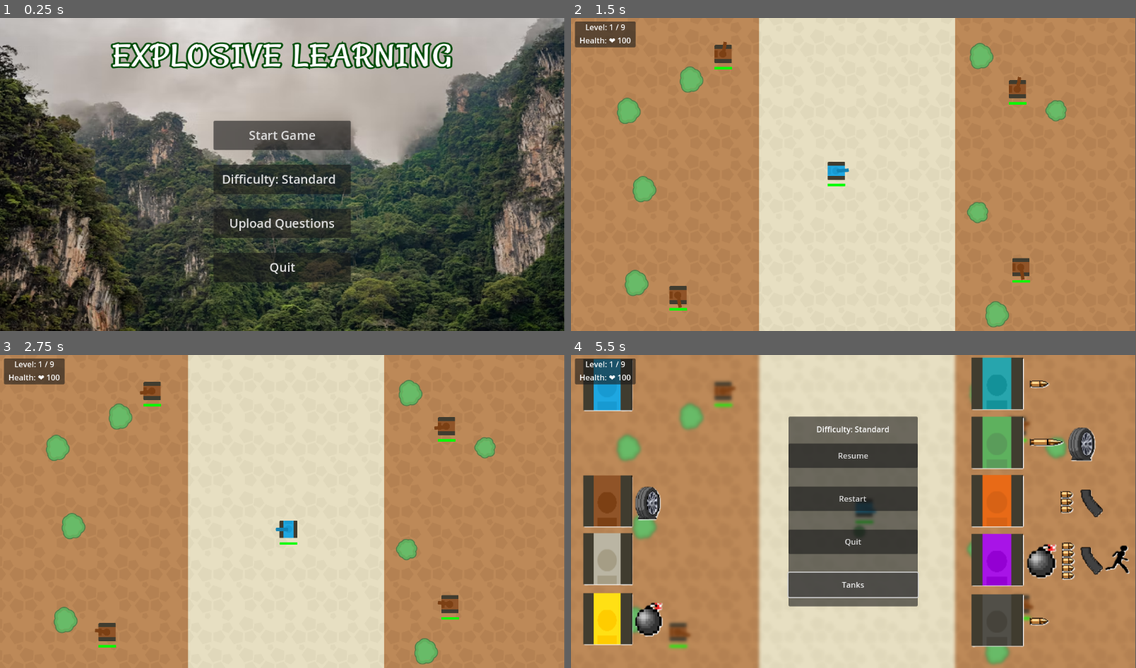
Above: before the commit, frames 1-4 (two rows, left to right).
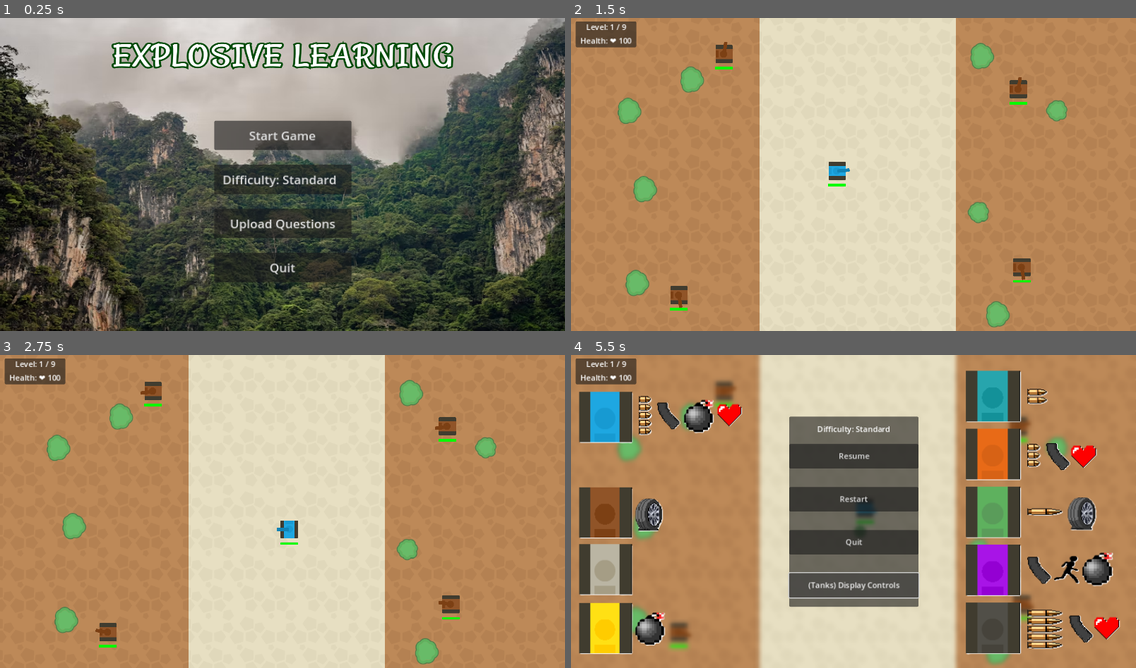
Above: after the commit, the same moments.

Repository: Thaysen01/Explosive-Learning-Capstone-1
Game: Godot game, scene res://title_screen.tscn
Two runs of this game, one before a commit and one after it. Both use one fixed random seed, a clock stepped at 60 frames per second and the inputs below.
Inputs (mouse positions are in pixels of both pictures, inside the frame that each line leads up to):
- Up to frame 1 (0.25 s): no input
- Up to frame 2 (1.5 s): click "Start Game" at 0.5 s; tap Enter at 1.25 s; move the mouse to (977, 158) at 1.27 s; hold D (right) from 1.28 s (still down); click (977, 158) at 1.35 s
- Up to frame 3 (2.75 s): move the mouse to (169, 527) at 2.02 s; release D (right) at 2.03 s; hold S (down) from 2.03 s (still down); click (169, 527) at 2.1 s
- Up to frame 4 (5.5 s): move the mouse to (910, 442) at 2.77 s; release S (down) at 2.78 s; hold D (right) 2.78-3.53 s; right-click (910, 442) at 2.85 s; click (910, 442) at 3.05 s; move the mouse to (825, 574) at 3.52 s; hold W (up) 3.53-4.28 s; click (825, 574) at 3.6 s; move the mouse to (1023, 558) at 4.27 s; hold A (left) 4.28-5 s; click (1023, 558) at 4.35 s; tap Escape (esc) at 4.9 s; click "Tanks" (after the commit: "Display Tanks / Controls") at 5 s
In our replay, the window is 799x444 before the commit and 800x444 after it. These sizes can differ from the game's own. Grey fills any space a smaller window leaves; there, only what the larger window draws over its background counts as a difference.

The runs differ from the first frame. In frame 1, 7.4% of the frame differs, in the area x 0-100%, y 0-100%; in frame 2, 1.1%; in frame 3, 1.1%; in frame 4, 19%, in the area x 0-99%, y 0-100%.
Error in both runs: Invalid access to property or key of type 'String' on a base object of type 'Dictionary'. (res://tanks/TankBase/Tank.gd:142)

Commit message:
Pausing Complete, Good Point

Diff:
--- a/Main.gd
+++ b/Main.gd
@@ -38,7 +38,7 @@
 	if Global.num_correct_answer != 0 || Global.num_correct_answer == old_num_correct_answer: # Delay after questions are answered
 		await get_tree().create_timer(1.2).timeout
 
-	print("Spawning tanks. Number of correct anwers: ", Global.num_correct_answer)
+	#print("Spawning tanks. Number of correct anwers: ", Global.num_correct_answer)
 	if Global.total_questions == Global.num_correct_answer or (Global.num_correct_answer == 14):
 		player_failed() # Player wins the game
 
@@ -49,8 +49,7 @@
 			extras = 0
 		var split: float = 6.0 / float(extras)
 
-		# First round
-		print("Level: ", Global.num_correct_answer + 1)
+		# First wave/level
 		if Global.num_correct_answer == 0:
 			spawn = 4
 			newTank_index = 1
@@ -134,6 +133,7 @@
 func player_failed():
 	Input.set_mouse_mode(Input.MOUSE_MODE_VISIBLE)
 	if Global.total_questions == 0: # If the question set is invalid
+		Input.set_mouse_mode(Input.MOUSE_MODE_VISIBLE)
 		$CanvasLayer/Finish/Panel2.show()
 		$CanvasLayer/Finish/Panel.hide()
 		$CanvasLayer/Finish/Panel.hide()
@@ -151,7 +151,7 @@
 	finish_wait.autostart = true
 	finish_wait.one_shot = true
 	finish_wait.connect("timeout",  self._on_finish_wait_timeout)
-	$CanvasLayer/pause_screen/AnimationPlayer.stop() #still vary rarely shows blur on new games---
+	$CanvasLayer/pause_screen/AnimationPlayer.stop() #still vary rarely shows blur on new games --
 	#fget_node("CanvasLayer/Stats/PanelContainer2").visible = false
 
 	call_deferred("add_child", finish_wait)
--- a/project.godot
+++ b/project.godot
@@ -25,6 +25,7 @@
 [display]
 
 window/size/viewport_height=640
+window/stretch/mode="canvas_items"
 mouse_cursor/custom_image="res://assets/cursor.png"
 mouse_cursor/custom_image_hotspot=Vector2(16, 16)
 mouse_cursor/tooltip_position_offset=Vector2(0, 0)
--- a/title_screen.gd
+++ b/title_screen.gd
@@ -18,6 +18,18 @@
 	quit.button_down.connect(on_exit)
 	file.button_down.connect(on_file)
 	set_difficulty_button()
+
+# Checks possible keyboard inputs user if giving
+func _unhandled_input(event):
+	if event is InputEventKey and event.pressed and event.keycode == KEY_F11:
+		toggle_fullscreen()
+
+func toggle_fullscreen():
+	var window = get_window()
+	if window.mode == Window.MODE_WINDOWED:
+		window.mode = Window.MODE_EXCLUSIVE_FULLSCREEN  # Fullscreen mode without borders
+	else:
+		window.mode = Window.MODE_WINDOWED
 
 func on_start() -> void:
 	get_tree().change_scene_to_packed(start_game)
--- a/ui/CreateQuestionSet.gd
+++ b/ui/CreateQuestionSet.gd
@@ -10,7 +10,7 @@
 
 
 func _on_file_dialog_file_selected(path):
-	print("Creating parced file")
+	#print("Creating parced file")
 	#If a new JSON file is saved through (FILE DIALOG): then overwrite that
 	var dataFile  = FileAccess.open(path, FileAccess.READ)
 	var parsedResults = JSON.parse_string(dataFile.get_as_text())
--- a/ui/banner.gd
+++ b/ui/banner.gd
@@ -66,7 +66,7 @@
 	var questionTest = item[question_index].text
 	answer = item[question_index].correct_option
 
-	print("Correct answer for this question: ", answer) # comment all print statements out---
+	#print("Correct answer for this question: ", answer) --
 	$bannerImage/Question.text = str(questionTest)
 
 	#get_node("ItemList").clear()
@@ -89,7 +89,7 @@
 			var main_scene = load("res://main.tscn").instantiate()
 			main_scene.player_failed()
 			Global.total_questions = 0
-		print("Total Questions: ", Global.total_questions)
+		#print("Total Questions: ", Global.total_questions)
 		return parsedResults
 	#else: # If user file doesn't exsist, create it and rerun if statment
 		#var script = preload("res://ui/filedialog.gd").new()
--- a/ui/pause_screen.gd
+++ b/ui/pause_screen.gd
@@ -2,11 +2,6 @@
 
 @onready var title_screen = load("res://title_screen.tscn") as PackedScene
 # Called when the node enters the scene tree for the first time.
-#func _ready():
-	#hide()
-
-# Rework pause screen images ---
-# Show controls in pause menu ---
 
 func _ready():
 	# Update pause display
@@ -28,26 +23,40 @@
 	$AnimationPlayer.play_backwards("blur")
 	$"../Banner".visible = true
 
-
-
 func pause():
 	Input.set_mouse_mode(Input.MOUSE_MODE_VISIBLE)
 	get_tree().paused = true
 	$"../Banner".visible = false
 	$AnimationPlayer.play("blur")
+	$"PanelContainer/VBoxContainer/EnemyTanksA".visible = false
+	$"PanelContainer/VBoxContainer/EnemyTanksB".visible = false
+	$"PanelContainer/VBoxContainer/Controls".visible = false
+	$"PanelContainer/VBoxContainer/ControlsB".visible = false
+	$PanelContainer/VBoxContainer/tanks.text = "Display Tanks / Controls"
 
+# Checks possible keyboard inputs user if giving
 func _unhandled_input(event):
 	if event.is_action_pressed("esc") and !get_tree().paused:
 		pause()
 	elif event.is_action_pressed("esc") and get_tree().paused:
 		resume()
+	elif event is InputEventKey and event.pressed and event.keycode == KEY_F11:
+		toggle_fullscreen()
+
+# Repeated full screen function logic from title screen
+func toggle_fullscreen():
+	var window = get_window()
+	if window.mode == Window.MODE_WINDOWED:
+		window.mode = Window.MODE_EXCLUSIVE_FULLSCREEN  # Fullscreen mode without borders
+	else:
+		window.mode = Window.MODE_WINDOWED
 
 func _on_resume_pressed():
 	resume()
 
+# Restarts the game from level 1
 func _on_restart_pressed():
 	resume()
-	#await get_tree().create_timer(0.4).timeout
 	var buffer_wait = Timer.new()
 	buffer_wait.wait_time = 0.4
 	buffer_wait.autostart = true
@@ -59,6 +68,7 @@
 func _on_buffer_wait_timeout():
 	get_tree().reload_current_scene()
 
+
 func _on_quit_pressed():
 	$AnimationPlayer.play_backwards("blur")
 	var quit_wait = Timer.new()
@@ -69,9 +79,20 @@
 
 	call_deferred("add_child", quit_wait)
 
+# Displays what the tanks abilites are
 func _on_tanks_pressed():
-	$"PanelContainer/VBoxContainer/EnemyTanksA".visible = true
-	$"PanelContainer/VBoxContainer/EnemyTanksB".visible = true
+	if $"PanelContainer/VBoxContainer/EnemyTanksA".visible == false:
+		$"PanelContainer/VBoxContainer/EnemyTanksA".visible = true
+		$"PanelContainer/VBoxContainer/EnemyTanksB".visible = true
+		$"PanelContainer/VBoxContainer/Controls".visible = false
+		$"PanelContainer/VBoxContainer/ControlsB".visible = false
+		$PanelContainer/VBoxContainer/tanks.text = "(Tanks) Display Controls"
+	else:
+		$"PanelContainer/VBoxContainer/EnemyTanksA".visible = false
+		$"PanelContainer/VBoxContainer/EnemyTanksB".visible = false
+		$"PanelContainer/VBoxContainer/Controls".visible = true
+		$"PanelContainer/VBoxContainer/ControlsB".visible = true
+		$PanelContainer/VBoxContainer/tanks.text = "(Controls) Display Tanks"
 
 func _on_quit_wait_timeout():
 	get_tree().paused = false
--- a/ui/pause_screen.tscn
+++ b/ui/pause_screen.tscn
@@ -1,9 +1,11 @@
-[gd_scene load_steps=9 format=3 uid="uid://cjucnla4wsu42"]
+[gd_scene load_steps=11 format=3 uid="uid://cjucnla4wsu42"]
 
 [ext_resource type="Script" path="res://ui/pause_screen.gd" id="1_wl04b"]
 [ext_resource type="Shader" path="res://ui/pause_screen.gdshader" id="2_ptysv"]
 [ext_resource type="Texture2D" uid="uid://0s2mrmr465nk" path="res://ui/enemyTanksA.png" id="3_vc46e"]
 [ext_resource type="Texture2D" uid="uid://6gqfsoigp7eq" path="res://ui/enemyTanksB.png" id="4_3d38d"]
+[ext_resource type="Texture2D" uid="uid://2pecy5bnhbkx" path="res://ui/controls.png" id="5_a7sjf"]
+[ext_resource type="Texture2D" uid="uid://bwf8sidbxtqou" path="res://ui/controlsB.png" id="6_s4cyg"]
 
 [sub_resource type="ShaderMaterial" id="ShaderMaterial_6ifjx"]
 shader = ExtResource("2_ptysv")
@@ -110,6 +112,8 @@
 anchors_preset = 15
 anchor_right = 1.0
 anchor_bottom = 1.0
+offset_left = -1.0
+offset_right = -1.0
 grow_horizontal = 2
 grow_vertical = 2
 
@@ -123,9 +127,9 @@
 anchor_right = 0.5
 anchor_bottom = 0.5
 offset_left = -132.0
-offset_top = -167.0
+offset_top = -194.0
 offset_right = 132.0
-offset_bottom = 167.0
+offset_bottom = 194.0
 grow_horizontal = 2
 grow_vertical = 2
 
@@ -139,7 +143,7 @@
 
 [node name="Label" type="Label" parent="PanelContainer/VBoxContainer"]
 layout_mode = 2
-text = "Test"
+text = "Difficulty: "
 horizontal_alignment = 1
 
 [node name="HSeparator6" type="HSeparator" parent="PanelContainer/VBoxContainer"]
@@ -189,99 +193,386 @@
 
 [node name="EnemyTanksA" type="Sprite2D" parent="PanelContainer/VBoxContainer"]
 visible = false
-position = Vector2(-249.5, 175.5)
-scale = Vector2(1.31295, 1.49517)
+position = Vector2(-245.5, 199)
+scale = Vector2(1.42086, 1.4686)
 texture = ExtResource("3_vc46e")
 
-[node name="RichTextLabelPT" type="RichTextLabel" parent="PanelContainer/VBoxContainer/EnemyTanksA"]
-offset_left = -48.0
-offset_top = -22.0
-offset_right = -8.0
-offset_bottom = 24.0
-tooltip_text = "Popped tire: Unable to move"
+[node name="RichTextLabelT" type="RichTextLabel" parent="PanelContainer/VBoxContainer/EnemyTanksA"]
+offset_left = -128.443
+offset_top = -171.592
+offset_right = -50.4433
+offset_bottom = -98.592
+tooltip_text = "Blue Tank   YOU
+Health: (Variable) 1-100
+Movement Speed: Normal/Fast
+Barrel Rotation Speed: (Mouse Controlled)
+Bullet Type: Normal
+Fire Rate: (Click Controlled)
+Max Bullets: (Variable) 5-10
+Max Mines: 5"
+metadata/_edit_use_anchors_ = true
+
+[node name="RichTextLabelT2" type="RichTextLabel" parent="PanelContainer/VBoxContainer/EnemyTanksA"]
+offset_left = -129.0
+offset_top = -38.3454
+offset_right = -51.0
+offset_bottom = 34.6546
+tooltip_text = "Brown Tank
+Health: 4
+Movement: Stationary
+Barrel Rotation Speed: Normal
+Bullet Type: Normal
+Fire Rate: Slow
+Max Bullets: 1
+No Mines"
+metadata/_edit_use_anchors_ = true
+
+[node name="RichTextLabelT3" type="RichTextLabel" parent="PanelContainer/VBoxContainer/EnemyTanksA"]
+offset_left = -129.0
+offset_top = 41.3223
+offset_right = -51.0
+offset_bottom = 114.322
+tooltip_text = "Grey Tank
+Health: 5
+Movement Speed: Normal
+Barrel Rotation Speed: Slow
+Bullet Type: Normal
+Fire Rate: Slow
+Max Bullets: 1
+No Mines"
+metadata/_edit_use_anchors_ = true
+
+[node name="RichTextLabelT4" type="RichTextLabel" parent="PanelContainer/VBoxContainer/EnemyTanksA"]
+offset_left = -129.0
+offset_top = 123.033
+offset_right = -51.0
+offset_bottom = 196.033
+tooltip_text = "Yellow Tank
+Health: 8
+Movement Speed: Fast
+Barrel Rotation Speed: Normals
+Bullet Type: Normal
+Fire Rate: Slow
+Max Bullets: 1
+Max Mines: 2"
+metadata/_edit_use_anchors_ = true
 
 [node name="RichTextLabelB" type="RichTextLabel" parent="PanelContainer/VBoxContainer/EnemyTanksA"]
 offset_left = -48.0
 offset_top = 136.0
-offset_right = -4.99999
-offset_bottom = 183.0
-tooltip_text = "Bomber: May drop up to 2 bombs at a time. "
+offset_right = -6.0
+offset_bottom = 184.0
+tooltip_text = "Bomber: Drops explosive mines"
+metadata/_edit_use_anchors_ = true
+
+[node name="RichTextLabelB2" type="RichTextLabel" parent="PanelContainer/VBoxContainer/EnemyTanksA"]
+offset_left = 22.7263
+offset_top = -159.803
+offset_right = 64.7263
+offset_bottom = -111.803
+tooltip_text = "Bomber: Drops explosive mines"
+metadata/_edit_use_anchors_ = true
+
+[node name="RichTextLabelPT" type="RichTextLabel" parent="PanelContainer/VBoxContainer/EnemyTanksA"]
+offset_left = -48.0
+offset_top = -23.0
+offset_right = -7.0
+offset_bottom = 25.0
+tooltip_text = "Popped tire: Unable to move"
+metadata/_edit_use_anchors_ = true
+
+[node name="RichTextLabelH" type="RichTextLabel" parent="PanelContainer/VBoxContainer/EnemyTanksA"]
+offset_left = 68.0
+offset_top = -158.0
+offset_right = 108.0
+offset_bottom = -119.0
+tooltip_text = "Tanky: May have more health than normal"
+metadata/_edit_use_anchors_ = true
+
+[node name="RichTextLabelFR" type="RichTextLabel" parent="PanelContainer/VBoxContainer/EnemyTanksA"]
+offset_left = -18.0939
+offset_top = -159.803
+offset_right = 18.9061
+offset_bottom = -112.803
+tooltip_text = "Fast Relode: Shoots at a faster rate"
+metadata/_edit_use_anchors_ = true
+
+[node name="RichTextLabelMB" type="RichTextLabel" parent="PanelContainer/VBoxContainer/EnemyTanksA"]
+offset_left = -45.4433
+offset_top = -169.592
+offset_right = -19.4433
+offset_bottom = -104.592
+tooltip_text = "Multiple Bullets: Tank can have multiple bullets on the screen"
+metadata/_edit_use_anchors_ = true
 
 [node name="EnemyTanksB" type="Sprite2D" parent="PanelContainer/VBoxContainer"]
 visible = false
-position = Vector2(581, 175)
-scale = Vector2(1.40123, 1.50725)
+position = Vector2(540, 199.5)
+scale = Vector2(1.47601, 1.48086)
 texture = ExtResource("4_3d38d")
 
-[node name="RichTextLabelB2" type="RichTextLabel" parent="PanelContainer/VBoxContainer/EnemyTanksB"]
-offset_left = -67.0837
-offset_top = 56.3942
-offset_right = -24.0837
-offset_bottom = 103.394
-tooltip_text = "Bomber: May drop 1 bomb at a time. "
+[node name="RichTextLabelT" type="RichTextLabel" parent="PanelContainer/VBoxContainer/EnemyTanksB"]
+offset_left = -123.983
+offset_top = -198.871
+offset_right = -45.9823
+offset_bottom = -125.871
+tooltip_text = "Teal Tank
+Health: 5
+Movement Speed: Normal
+Barrel Rotation Speed: Slow
+Bullet Type: Fast
+Fire Rate: Normal
+Max Bullets: 2
+No Mines"
+metadata/_edit_use_anchors_ = true
+
+[node name="RichTextLabelT2" type="RichTextLabel" parent="PanelContainer/VBoxContainer/EnemyTanksB"]
+offset_left = -123.983
+offset_top = -119.187
+offset_right = -45.9823
+offset_bottom = -46.1874
+tooltip_text = "Orange Tank
+Health: 13
+Movement Speed: Slow
+Barrel Rotation Speed: Normal
+Bullet Type: Normal
+Fire Rate: Fast
+Max Bullets: 3
+No Mines"
+metadata/_edit_use_anchors_ = true
+
+[node name="RichTextLabelT3" type="RichTextLabel" parent="PanelContainer/VBoxContainer/EnemyTanksB"]
+offset_left = -123.983
+offset_top = -39.504
+offset_right = -45.9823
+offset_bottom = 33.496
+tooltip_text = "Green Tank
+Health: 8
+Movement: Stationary
+Barrel Rotation Speed: Normal
+Bullet Type: Super Fast
+Fire Rate: (Fast)
+Max Bullets: 1
+No Mines"
+metadata/_edit_use_anchors_ = true
+
+[node name="RichTextLabelT4" type="RichTextLabel" parent="PanelContainer/VBoxContainer/EnemyTanksB"]
+offset_left = -123.983
+offset_top = 40.8546
+offset_right = -45.9823
+offset_bottom = 113.855
+tooltip_text = "Purple Tank
+Health: 6
+Movement Speed: Super Fast
+Barrel Rotation Speed: Fast
+Bullet Type: Normal
+Fire Rate: Fast
+Max Bullets: 1
+Max Mines: 3"
+metadata/_edit_use_anchors_ = true
+
+[node name="RichTextLabelT5" type="RichTextLabel" parent="PanelContainer/VBoxContainer/EnemyTanksB"]
+offset_left = -123.983
+offset_top = 119.187
+offset_right = -45.9823
+offset_bottom = 192.187
+tooltip_text = "Black Tank   BOSS
+Health: (Variable) 15-100
+Movement Speed: Super Slow
+Barrel Rotation Speed: Slow
+Bullet Type: Super Fast
+Fire Rate: Fast
+Max Bullets: 5
+No Mines"
+metadata/_edit_use_anchors_ = true
+
+[node name="RichTextLabelB" type="RichTextLabel" parent="PanelContainer/VBoxContainer/EnemyTanksB"]
+offset_left = 38.2226
+offset_top = 52.0
+offset_right = 81.2226
+offset_bottom = 101.0
+tooltip_text = "Bomber: Drops explosive mines"
+metadata/_edit_use_anchors_ = true
 
 [node name="RichTextLabelFB" type="RichTextLabel" parent="PanelContainer/VBoxContainer/EnemyTanksB"]
-offset_left = -67.0
-offset_top = -172.0
-offset_right = -31.0
+offset_left = -42.3549
+offset_top = -177.0
+offset_right = -3.35486
 offset_bottom = -147.0
-tooltip_text = "Fast Bullets: These bullets travel quicker than normal"
-
-[node name="RichTextLabelFB2" type="RichTextLabel" parent="PanelContainer/VBoxContainer/EnemyTanksB"]
-offset_left = -67.7973
-offset_top = 149.942
-offset_right = -31.7973
-offset_bottom = 174.942
-tooltip_text = "Fast Bullets: These bullets travel quicker than normal"
+tooltip_text = "Fast Bullets: These bullets travel quicker
+Multiple Bullets: Tank can have multiple bullets on the screen"
+metadata/_edit_use_anchors_ = true
 
 [node name="RichTextLabelSFB" type="RichTextLabel" parent="PanelContainer/VBoxContainer/EnemyTanksB"]
-offset_left = -66.0
-offset_top = -93.0
-offset_right = -10.0
-offset_bottom = -68.0
-tooltip_text = "Super Fast Bullets: These bullets travel at rapid speeds. "
+offset_left = -42.0049
+offset_top = -16.5444
+offset_right = 13.9951
+offset_bottom = 8.45558
+tooltip_text = "Super Fast Bullets: These bullets travel at rapid speeds"
+metadata/_edit_use_anchors_ = true
+
+[node name="RichTextLabelSFB2" type="RichTextLabel" parent="PanelContainer/VBoxContainer/EnemyTanksB"]
+offset_left = -42.3549
+offset_top = 126.0
+offset_right = 16.6451
+offset_bottom = 190.0
+tooltip_text = "Super Fast Bullets: These bullets travel at rapid speeds
+Multiple Bullets: Tank can have multiple bullets on the screen"
+metadata/_edit_use_anchors_ = true
 
 [node name="RichTextLabelPT2" type="RichTextLabel" parent="PanelContainer/VBoxContainer/EnemyTanksB"]
-offset_left = -7.13655
-offset_top = -101.51
-offset_right = 32.8635
-offset_bottom = -55.5096
+offset_left = 18.6451
+offset_top = -24.0
+offset_right = 58.6451
+offset_bottom = 23.0
 tooltip_text = "Popped tire: Unable to move"
+metadata/_edit_use_anchors_ = true
 
 [node name="RichTextLabelMB" type="RichTextLabel" parent="PanelContainer/VBoxContainer/EnemyTanksB"]
-offset_left = -24.0
-offset_top = -21.0
-offset_right = 5.0
-offset_bottom = 23.0
-tooltip_text = "Multiple Bullets: May have 3 bullets travelling at a time. "
+offset_left = -41.3549
+offset_top = -102.0
+offset_right = -15.3549
+offset_bottom = -60.0
+tooltip_text = "Multiple Bullets: Tank can have multiple bullets on the screen"
+metadata/_edit_use_anchors_ = true
 
 [node name="RichTextLabelFR" type="RichTextLabel" parent="PanelContainer/VBoxContainer/EnemyTanksB"]
-offset_left = 8.0
-offset_top = -21.0
-offset_right = 49.0
-offset_bottom = 26.0
-tooltip_text = "Fast Relode: Can shoot 2 bullets/s"
+offset_left = -15.3549
+offset_top = -103.0
+offset_right = 21.6451
+offset_bottom = -56.0
+tooltip_text = "Fast Relode: Shoots at a faster rate"
+metadata/_edit_use_anchors_ = true
 
 [node name="RichTextLabelFR2" type="RichTextLabel" parent="PanelContainer/VBoxContainer/EnemyTanksB"]
-offset_left = 9.0
-offset_top = 56.0
-offset_right = 45.0
-offset_bottom = 103.0
-tooltip_text = "Fast Relode: Can shoot 2 bullets/s"
-
-[node name="RichTextLabelMB2" type="RichTextLabel" parent="PanelContainer/VBoxContainer/EnemyTanksB"]
-offset_left = -21.0
-offset_top = 49.0
-offset_right = 8.0
-offset_bottom = 113.0
-tooltip_text = "Multiple Bullets: May have 5 bullets travelling at a time. "
+offset_left = -39.2949
+offset_top = 53.685
+offset_right = -3.29484
+offset_bottom = 100.685
+tooltip_text = "Fast Relode: Shoots at a faster rate"
+metadata/_edit_use_anchors_ = true
+
+[node name="RichTextLabelFR3" type="RichTextLabel" parent="PanelContainer/VBoxContainer/EnemyTanksB"]
+offset_left = 17.6151
+offset_top = 134.719
+offset_right = 53.6151
+offset_bottom = 181.719
+tooltip_text = "Fast Relode: Shoots at a faster rate"
+metadata/_edit_use_anchors_ = true
 
 [node name="RichTextLabelQ" type="RichTextLabel" parent="PanelContainer/VBoxContainer/EnemyTanksB"]
-offset_left = 48.0
+offset_left = -2.13489
 offset_top = 55.0
-offset_right = 86.0
+offset_right = 35.8651
 offset_bottom = 100.0
 tooltip_text = "Quick: Navigates faster than normal. "
+metadata/_edit_use_anchors_ = true
+
+[node name="RichTextLabelH" type="RichTextLabel" parent="PanelContainer/VBoxContainer/EnemyTanksB"]
+offset_left = 19.6451
+offset_top = -100.0
+offset_right = 60.6451
+offset_bottom = -61.0
+tooltip_text = "Tanky: Has more health than normal"
+metadata/_edit_use_anchors_ = true
+
+[node name="RichTextLabelH2" type="RichTextLabel" parent="PanelContainer/VBoxContainer/EnemyTanksB"]
+offset_left = 53.6451
+offset_top = 138.0
+offset_right = 93.6451
+offset_bottom = 177.0
+tooltip_text = "Tanky: Has more health than normal"
+metadata/_edit_use_anchors_ = true
+
+[node name="Controls" type="Sprite2D" parent="PanelContainer/VBoxContainer"]
+visible = false
+position = Vector2(-272.779, 230.683)
+scale = Vector2(2.44275, 2.00896)
+texture = ExtResource("5_a7sjf")
+
+[node name="RichTextLabelC" type="RichTextLabel" parent="PanelContainer/VBoxContainer/Controls"]
+anchors_preset = -1
+anchor_left = -0.00214685
+anchor_top = 0.000432903
+anchor_right = 0.213238
+anchor_bottom = 0.0514537
+offset_left = -61.4911
+offset_top = -143.127
+offset_right = 16.5089
+offset_bottom = -70.1274
+tooltip_text = "Left click to shoot bullets"
+metadata/_edit_use_anchors_ = true
+
+[node name="RichTextLabelC2" type="RichTextLabel" parent="PanelContainer/VBoxContainer/Controls"]
+anchors_preset = -1
+anchor_left = -0.00835791
+anchor_top = 0.034042
+anchor_right = 0.28395
+anchor_bottom = 0.0952665
+offset_left = -56.9135
+offset_top = -64.0083
+offset_right = 21.0865
+offset_bottom = 8.99166
+tooltip_text = "Right click to plant a mine"
+metadata/_edit_use_anchors_ = true
+
+[node name="RichTextLabelC3" type="RichTextLabel" parent="PanelContainer/VBoxContainer/Controls"]
+anchors_preset = -1
+anchor_left = 0.0566548
+anchor_top = 0.00575469
+anchor_right = 0.310501
+anchor_bottom = 0.0907891
+offset_left = -68.3651
+offset_top = 35.3081
+offset_right = 9.63486
+offset_bottom = 108.308
+tooltip_text = "Use WASD or array keys to move around"
+metadata/_edit_use_anchors_ = true
+
+[node name="ControlsB" type="Sprite2D" parent="PanelContainer/VBoxContainer"]
+visible = false
+position = Vector2(521, 176)
+scale = Vector2(2.5625, 1.95062)
+texture = ExtResource("6_s4cyg")
+
+[node name="RichTextLabelC" type="RichTextLabel" parent="PanelContainer/VBoxContainer/ControlsB"]
+anchors_preset = -1
+anchor_left = 0.00263786
+anchor_top = -0.00531122
+anchor_right = 0.3542
+anchor_bottom = 0.109916
+offset_left = -61.3376
+offset_top = -120.709
+offset_right = 16.6623
+offset_bottom = -47.7095
+tooltip_text = "Left click to answer questions"
+metadata/_edit_use_anchors_ = true
+
+[node name="RichTextLabelC3" type="RichTextLabel" parent="PanelContainer/VBoxContainer/ControlsB"]
+anchors_preset = -1
+anchor_left = -0.00719631
+anchor_top = -0.165239
+anchor_right = 0.211554
+anchor_bottom = -0.226966
+offset_left = -51.0789
+offset_top = 36.153
+offset_right = 26.9211
+offset_bottom = 109.153
+tooltip_text = "Press F11 to enter and exit full screen"
+metadata/_edit_use_anchors_ = true
+
+[node name="RichTextLabelC4" type="RichTextLabel" parent="PanelContainer/VBoxContainer/ControlsB"]
+anchors_preset = -1
+anchor_left = -0.00745094
+anchor_top = -0.224617
+anchor_right = 0.211299
+anchor_bottom = -0.286345
+offset_left = -51.0463
+offset_top = 119.582
+offset_right = 26.9537
+offset_bottom = 192.582
+tooltip_text = "Press Esc to pause and unpause"
+metadata/_edit_use_anchors_ = true
 
 [node name="AnimationPlayer" type="AnimationPlayer" parent="."]
 libraries = {
--- a/util/Global.gd
+++ b/util/Global.gd
@@ -11,8 +11,3 @@
 
 func _ready():
 	process_mode = 3 #Node.PROCESS_MODE_DISABLED# PAUSE_MODE_PROCESS # This node ignores pause so that we can quit anytime
-
-#func _process(_delta):
-	#if Input.is_action_just_pressed("quit"):
-		#get_node("/root/Main/CanvasLayer/PauseMenu").visible =  not get_node("/root/Main/CanvasLayer/PauseMenu").visible
-		#get_tree().paused = not get_tree().paused
Binary file added: ui/controls.png
Not shown, added: ui/controls.png.import
Binary file added: ui/controlsB.png
Not shown, added: ui/controlsB.png.import
Binary file changed: ui/enemyTanksA.png
Binary file changed: ui/enemyTanksB.png
